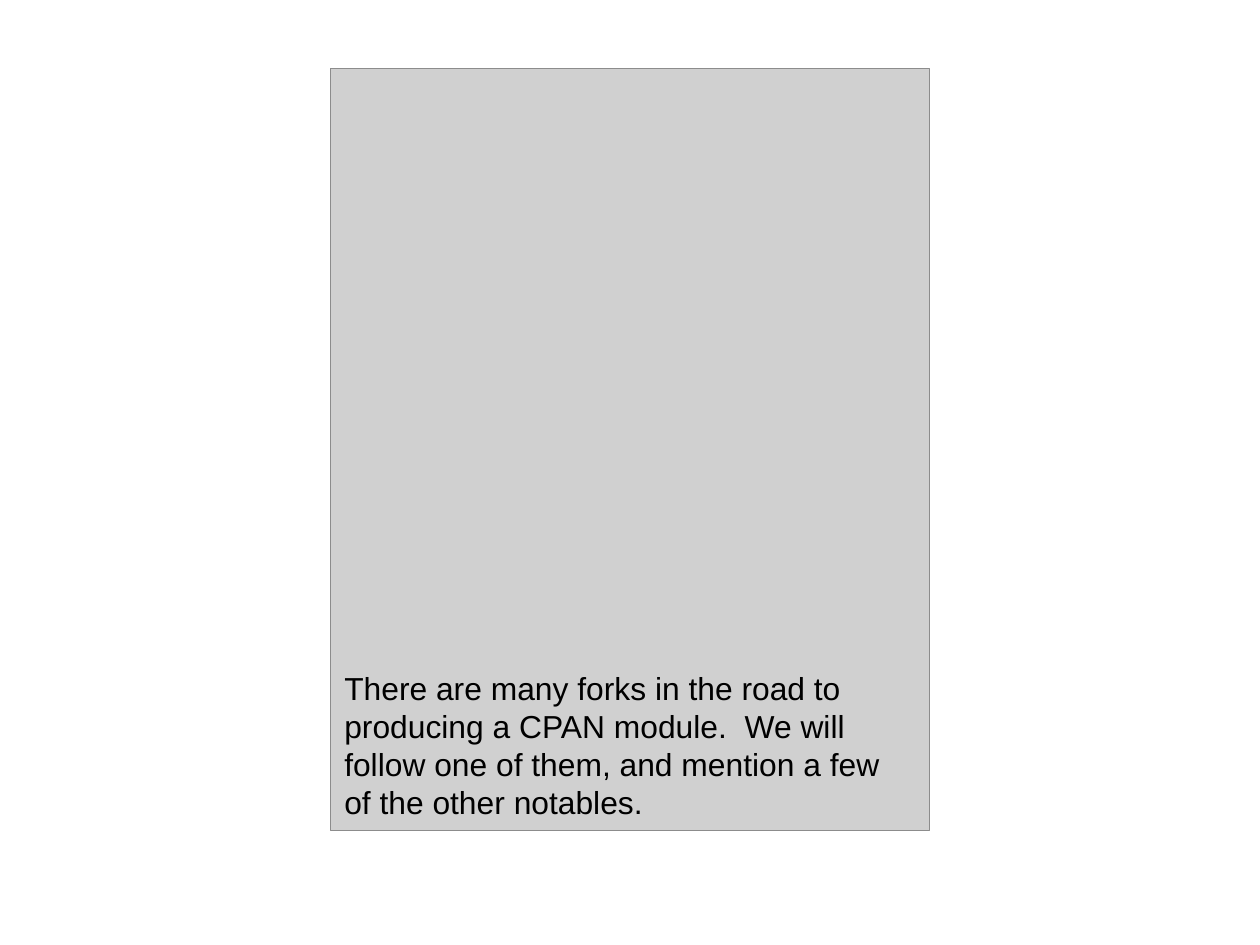
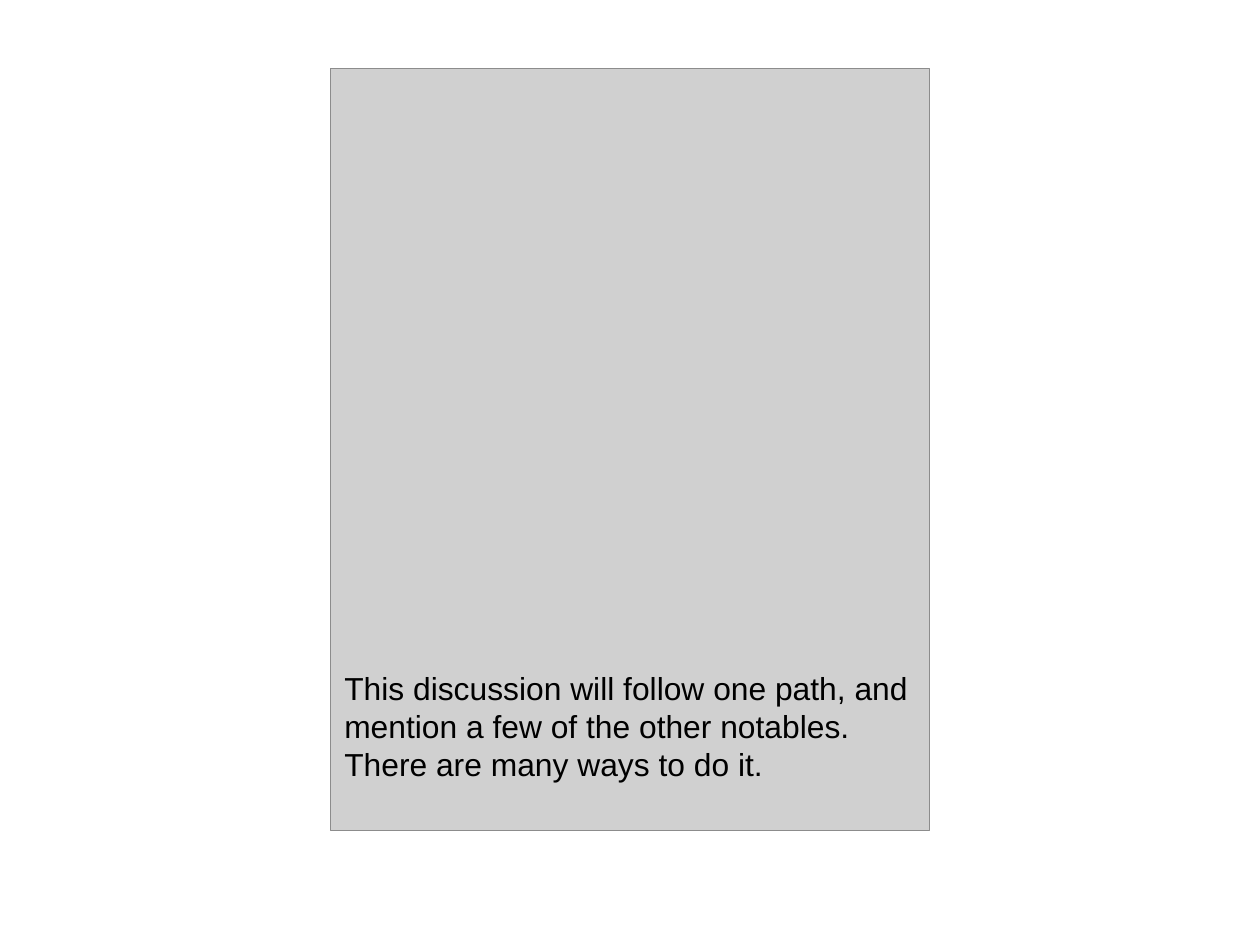
Before and after one commit to daoswald/CPAN-Power-Tools-Talk, a slide deck: slide 5 of PowerTools-I.odp. Drawn at 1260x945 pixels with LibreOffice and Linux fonts; fonts in the diff are those of the drawing; grey boxes stand for pictures. Boxes give left, top, right and bottom in pixels: in the first picture for what was removed or moved away, otherwise in the second. Text is boxed around its words. In the diff, an @@ line names an element or a change of style, - is before the commit and + after.

```diff
--- a/PowerTools-I.odp
+++ b/PowerTools-I.odp
@@ picture "This discussion will follow one ...": place and size @@
-picture "This discussion will follow one ..." at box(333, 663, 924, 818)
+picture "This discussion will follow one ..." at box(333, 663, 924, 781)
@@ text in picture at box(344, 677, 908, 781): text changed @@
-There are many forks in the road to
-producing a CPAN module. We will
-follow one of them, and mention a few
-of the other notables.
+This discussion will follow one path, and mention a few of the other notables. There are many ways to do it.
```
Also in this commit, not shown: 4 other slides changed, 24 slides added.
